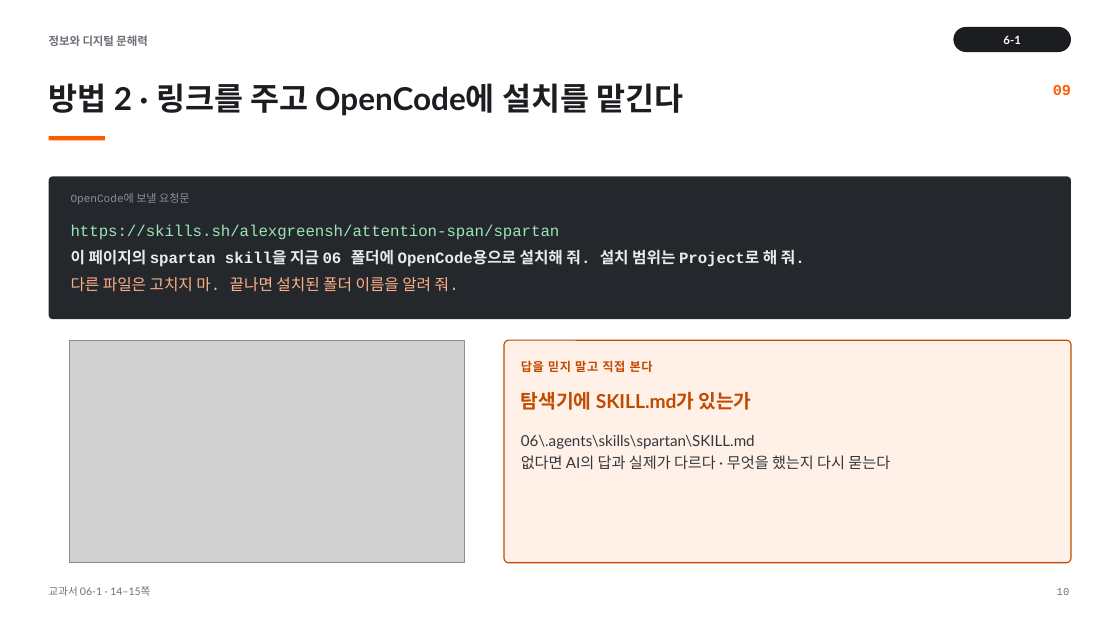
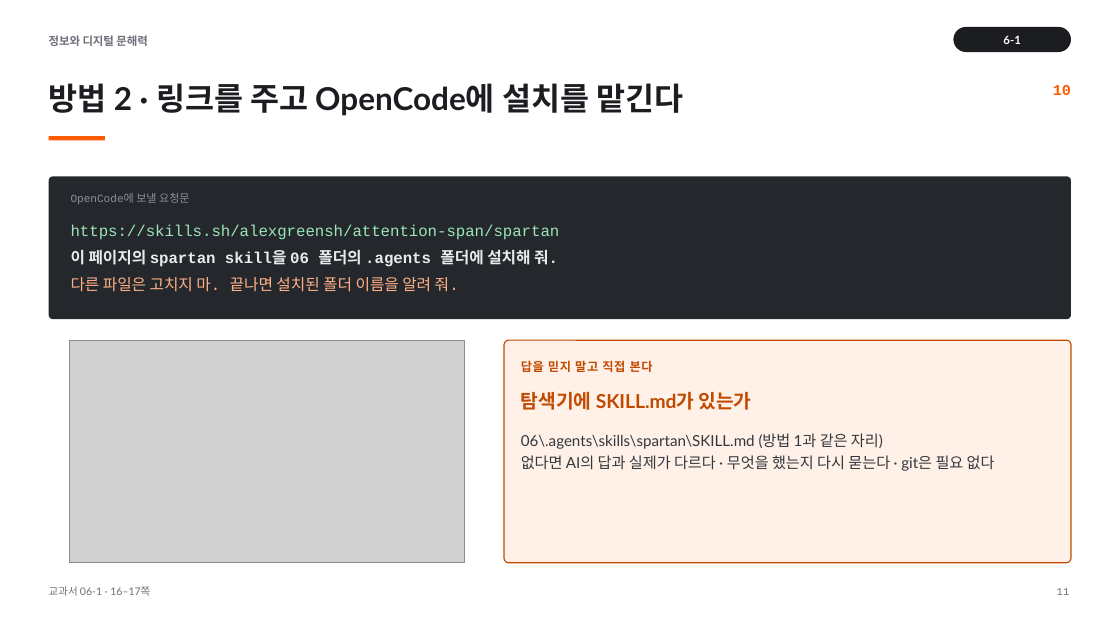
Before and after one commit to cozy819/2026-02__jdh, a slide deck: slide 11 of 06/ppt/06-1_서비스_기획의_기초_v1.pptx (slide 10 before the commit). Drawn at 1120x630 pixels with LibreOffice and Linux fonts; fonts in the diff are those of the drawing; grey boxes stand for pictures. Boxes give left, top, right and bottom in pixels: in the first picture for what was removed or moved away, otherwise in the second. Text is boxed around its words. In the diff, an @@ line names an element or a change of style, - is before the commit and + after.

```diff
--- a/06/ppt/06-1_서비스_기획의_기초_v1.pptx
+++ b/06/ppt/06-1_서비스_기획의_기초_v1.pptx
@@ text at bbox=[1053, 85, 1071, 95]: text changed @@
-09
+10
@@ text at bbox=[71, 250, 558, 267]: text changed @@
-이 페이지의 spartan skill을 지금 06 폴더에 OpenCode용으로 설치해 줘. 설치 범위는 Project로 해 줘.
+이 페이지의 spartan skill을 06 폴더의 .agents 폴더에 설치해 줘.
@@ text at bbox=[521, 433, 995, 471]: text changed @@
-06\.agents\skills\spartan\SKILL.md
-없다면 AI의 답과 실제가 다르다 · 무엇을 했는지 다시 묻는다
+06\.agents\skills\spartan\SKILL.md (방법 1과 같은 자리)
+없다면 AI의 답과 실제가 다르다 · 무엇을 했는지 다시 묻는다 · git은 필요 없다
@@ text at bbox=[49, 586, 150, 596]: text changed @@
-교과서 06-1 · 14–15쪽
+교과서 06-1 · 16–17쪽
@@ text at bbox=[1057, 588, 1070, 595]: text changed @@
-10
+11
```
Also in this commit, not shown: 10 other slides changed, 1 slide added, 4 other files.
